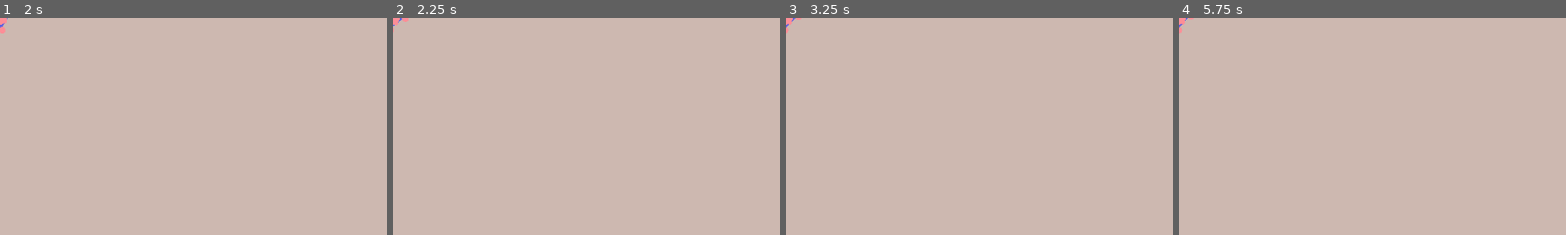
Above: before the commit, frames 1-4 (left to right).
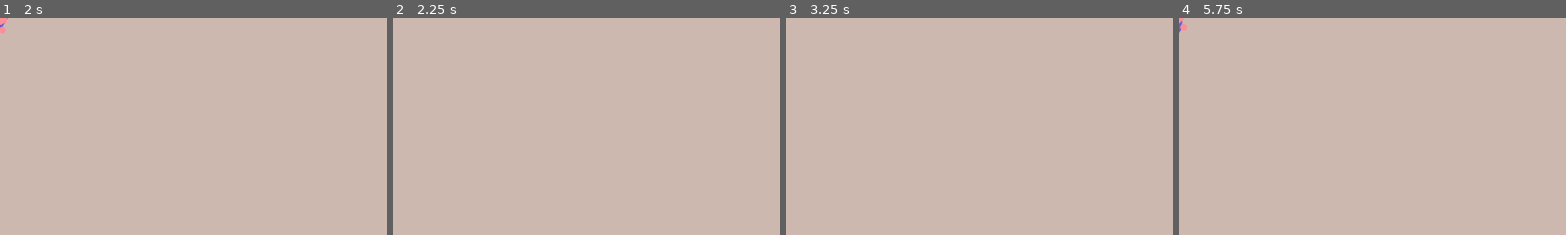
Above: after the commit, the same moments.

Repository: Griiimon/2D-Mining-Sandbox
Game: Godot game, scene res://game/player/characters/TopDownO/top_down_o.tscn
Same seed, same stepped clock (60 frames per second), same inputs: the game is played once before the commit and once after it. This scene is started directly instead of the project's main scene.
Inputs (mouse positions are % of the whole screen's width and height, from its top left):
- Up to frame 1 (2 s): tap Enter at 0.5 s; drag from (33, 93) to (2, 2) at 0.52 s; tap Space (jump) at 1.25 s; drag from (37, 93) to (1, 2) at 1.27 s
- Up to frame 2 (2.25 s): tap Enter at 2 s; move the mouse to (41, 93) at 2.02 s; hold A (left) from 2.03 s (still down); hold Space (jump) from 2.03 s (still down); tap F (change_block_state) at 2.1 s; click (41, 93) at 2.17 s
- Up to frame 3 (3.25 s): release A (left) at 2.75 s; release Space (jump) at 2.75 s; drag from (46, 93) to (20, 35) at 2.77 s
- Up to frame 4 (5.75 s): tap Enter at 3.5 s; drag from (50, 93) to (1, 2) at 3.52 s; tap Space (jump) at 4.25 s; drag from (54, 93) to (1, 2) at 4.27 s; move the mouse to (59, 93) at 5.02 s; hold D (right) from 5.03 s (still down); hold Space (jump) from 5.03 s (still down); tap K (toggle_free_cam) at 5.1 s; click (59, 93) at 5.17 s
The pictures show only the part of the screen within x 0-50%, y 0-50%; the shares and areas given below are measured in that part.

Frame 1 is identical in both runs. In frame 2, less than 0.1% of the frame differs, in the area x 0-5%, y 0-7%; in frame 3, less than 0.1%; in frame 4, less than 0.1%, in the area x 0-4%, y 0-8%.
Error in both runs: Trying to assign value of type 'Window' to a variable of type 'game.gd'. (res://game/player/base_player.gd:81)

Commit message:
Improve top-down player movement with 8-directional control and animation

Diff:
--- a/game/player/base_player.gd
+++ b/game/player/base_player.gd
@@ -10,7 +10,7 @@
 @export var top_down_mode: bool= false
 
 @export_category("Movement")
-@export var speed: float = 100.0
+@export var speed: float = 200.0
 @export var jump_velocity: float = -300.0
 @export var mining_speed: float= 1.0
 @export var swim_speed: float= 30.0
@@ -186,9 +186,19 @@
 	move_and_slide()
 
 
-func top_down_movement(delta):
-	var move_axis= Input.get_axis("down", "up")
-	velocity= look_pivot.global_transform.x * move_axis * get_max_speed()
+func top_down_movement(_delta):
+	var direction = Input.get_vector("left", "right", "up", "down")
+	if direction.length() > 0:
+		velocity = direction.normalized() * get_max_speed() * 1.5
+		on_movement_walk()
+	else:
+		velocity = Vector2.ZERO
+		on_movement_stop()
+
+	# Update look_pivot only if character should still face mouse
+	var mouse_pos: Vector2 = get_global_mouse_position()
+	look_pivot.look_at(mouse_pos)
+
 	move_and_slide()
 
 
--- a/game/player/characters/TopDownO/top_down_o.gd
+++ b/game/player/characters/TopDownO/top_down_o.gd
@@ -4,6 +4,11 @@
 @onready var animation_player_hand = $"AnimationPlayer Hand"
 @onready var animation_player_feet = $"AnimationPlayer Feet"
 
+
+func _process(_delta):
+	if velocity.length() > 0:
+		# When moving, update the body rotation to match the movement direction
+		body.rotation = velocity.angle()
 
 
 func on_movement_jump():
--- a/game/player/characters/TopDownO/top_down_o.tscn
+++ b/game/player/characters/TopDownO/top_down_o.tscn
@@ -69,6 +69,76 @@
 "mine": SubResource("Animation_ysijm")
 }
 
+[sub_resource type="Animation" id="Animation_1dm2i"]
+length = 0.001
+tracks/0/type = "value"
+tracks/0/imported = false
+tracks/0/enabled = true
+tracks/0/path = NodePath("Body/Torso:rotation")
+tracks/0/interp = 1
+tracks/0/loop_wrap = true
+tracks/0/keys = {
+"times": PackedFloat32Array(0),
+"transitions": PackedFloat32Array(1),
+"update": 0,
+"values": [0.0]
+}
+
+[sub_resource type="Animation" id="Animation_7fwcn"]
+resource_name = "jump"
+tracks/0/type = "value"
+tracks/0/imported = false
+tracks/0/enabled = true
+tracks/0/path = NodePath("Body/Torso:rotation")
+tracks/0/interp = 1
+tracks/0/loop_wrap = true
+tracks/0/keys = {
+"times": PackedFloat32Array(0, 0.1, 0.6),
+"transitions": PackedFloat32Array(1, 1, 1),
+"update": 0,
+"values": [0.0, 0.2, 0.0]
+}
+
+[sub_resource type="Animation" id="Animation_v8cep"]
+resource_name = "walk"
+length = 0.4
+loop_mode = 1
+tracks/0/type = "value"
+tracks/0/imported = false
+tracks/0/enabled = true
+tracks/0/path = NodePath("Body/Torso:rotation")
+tracks/0/interp = 1
+tracks/0/loop_wrap = true
+tracks/0/keys = {
+"times": PackedFloat32Array(0, 0.1, 0.2, 0.3),
+"transitions": PackedFloat32Array(1, 1, 1, 1),
+"update": 0,
+"values": [0.0, -0.1, 0.0, 0.1]
+}
+
+[sub_resource type="Animation" id="Animation_exi4f"]
+resource_name = "enter_vehicle"
+tracks/0/type = "value"
+tracks/0/imported = false
+tracks/0/enabled = true
+tracks/0/path = NodePath("Body/Torso:rotation")
+tracks/0/interp = 1
+tracks/0/loop_wrap = true
+tracks/0/keys = {
+"times": PackedFloat32Array(0, 0.5),
+"transitions": PackedFloat32Array(1, 1),
+"update": 0,
+"values": [0.0, 0.0]
+}
+
+[sub_resource type="AnimationLibrary" id="AnimationLibrary_ve3ko"]
+_data = {
+"RESET": SubResource("Animation_1dm2i"),
+"enter_vehicle": SubResource("Animation_exi4f"),
+"jump": SubResource("Animation_7fwcn"),
+"walk": SubResource("Animation_v8cep")
+}
+
 [node name="TopDownO" node_paths=PackedStringArray("body", "look_pivot", "main_hand", "interaction_area") instance=ExtResource("1_77cjs")]
 script = ExtResource("2_a7vgm")
 top_down_mode = true
@@ -132,4 +202,9 @@
 "": SubResource("AnimationLibrary_wjf6x")
 }
 
+[node name="AnimationPlayer Feet" type="AnimationPlayer" parent="." index="7"]
+libraries = {
+"": SubResource("AnimationLibrary_ve3ko")
+}
+
 [connection signal="release_charge" from="State Machine/Item Charging" to="State Machine" method="release_charge"]
Not shown: 1 places in game/player/characters/TopDownO/top_down_o.tscn that only renumber resources
